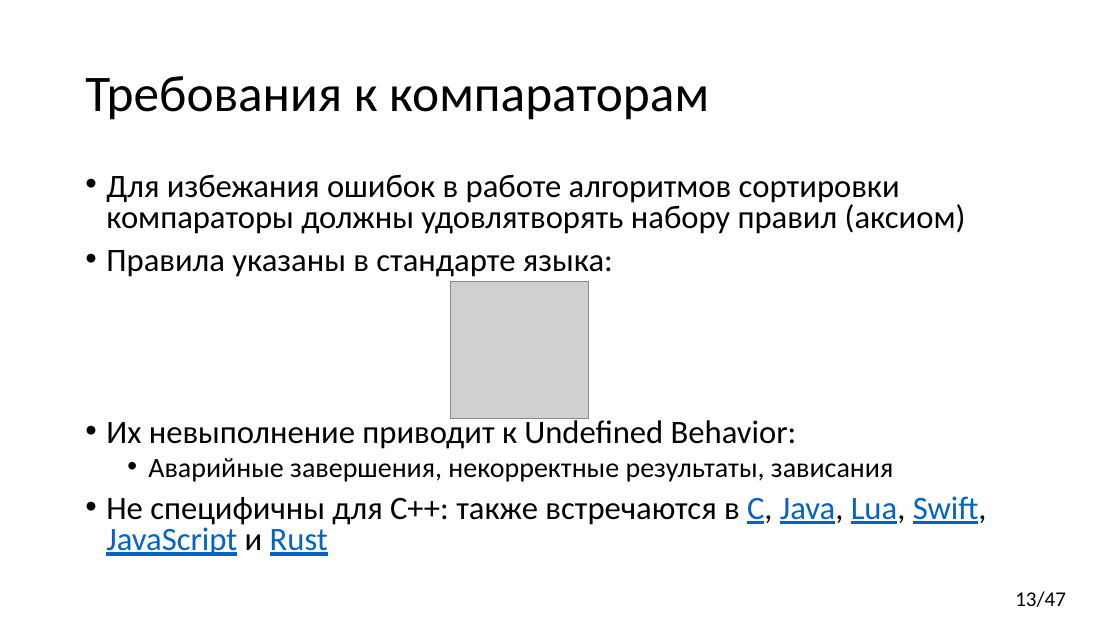
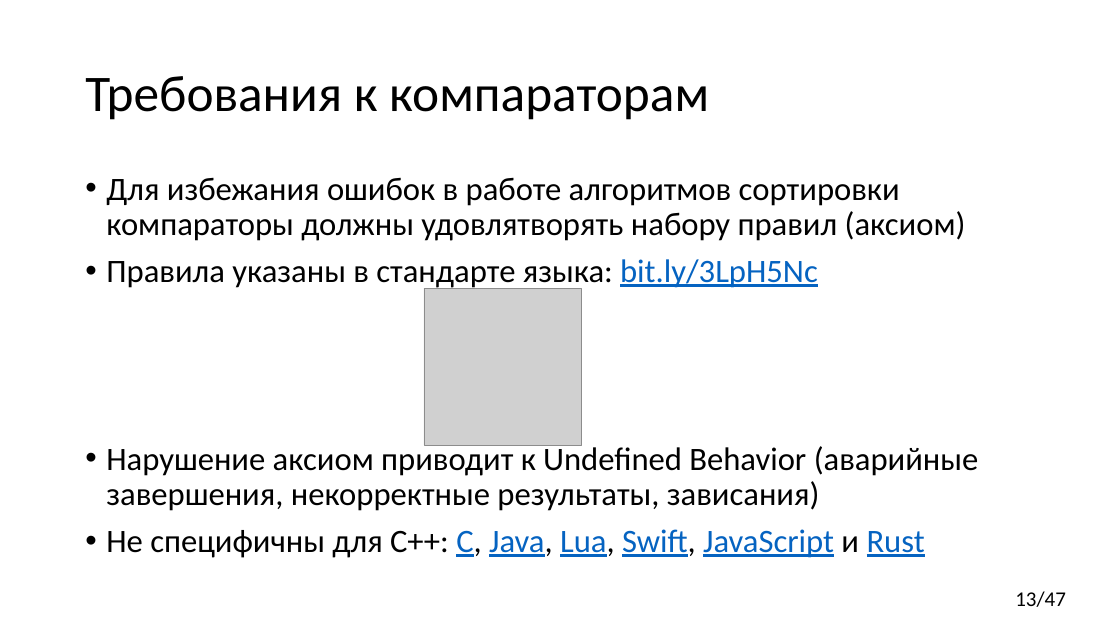
Before and after one commit to yugr/CppRussia, a slide deck: slide 13 of 2023/RU.pptx. Drawn at 1120x630 pixels with LibreOffice and Linux fonts; fonts in the diff are those of the drawing; grey boxes stand for pictures. Boxes give left, top, right and bottom in pixels: in the first picture for what was removed or moved away, otherwise in the second. Text is boxed around its words. In the diff, an @@ line names an element or a change of style, - is before the commit and + after.

```diff
--- a/2023/RU.pptx
+++ b/2023/RU.pptx
@@ text at box(106, 177, 966, 241): line spacing 0.8 to 0.9 @@
@@ text at box(106, 259, 979, 558): text changed @@
-• Правила указаны в стандарте языка:
-• Их невыполнение приводит к Undefined Behavior:
-  • Аварийные завершения, некорректные результаты, зависания
-• Не специфичны для C++: также встречаются в C, Java, Lua, Swift, JavaScript и Rust
+• Правила указаны в стандарте языка: bit.ly/3LpH5Nc
+• Нарушение аксиом приводит к Undefined Behavior (аварийные завершения, некорректные результаты, зависания)
+• Не специфичны для C++: C, Java, Lua, Swift, JavaScript и Rust
@@ picture: place and size @@
-picture at box(451, 281, 589, 419)
+picture at box(424, 288, 581, 445)
```
Also in this commit, not shown: 8 other slides changed, 2 slides added.
